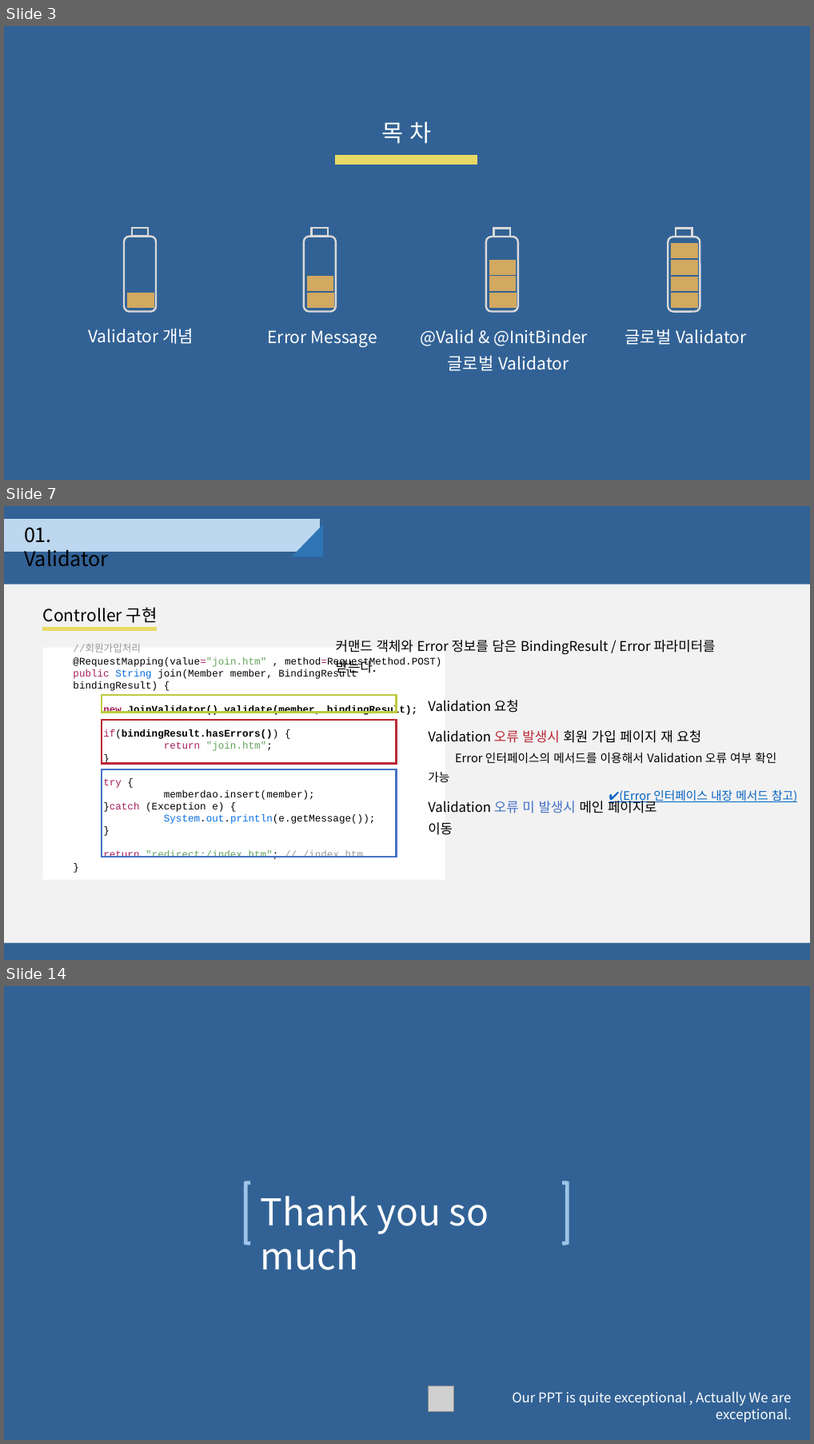
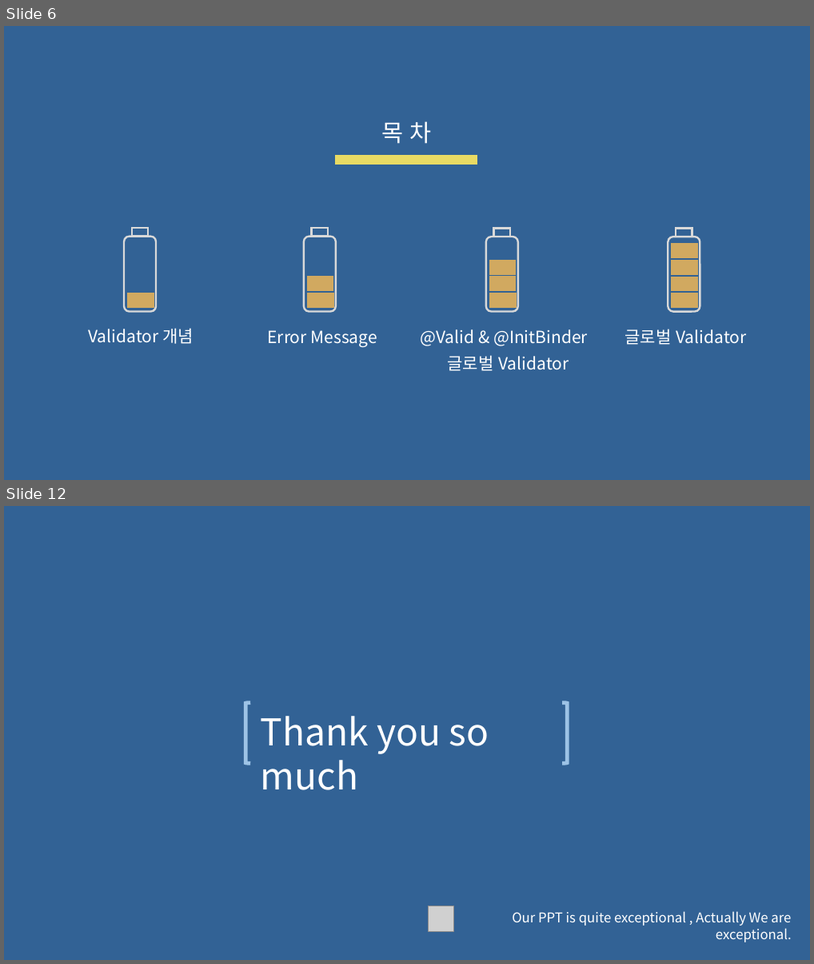
Before and after one commit to djyoon956/OWL_Refactoring, a slide deck: 4조/발표영상 및 PPT/OWL.pptx. Shown one above the other, each under a label of ours: slides 3, 7 and 14 before the commit, slides 6 and 12 after it; the slides between them are not shown. The pictures are 814x1444 and 814x964 pixels, drawn with LibreOffice and Linux fonts; fonts in the diff are those of the drawing; grey boxes stand for pictures. Boxes give left, top, right and bottom in pixels: in the first picture for what was removed or moved away, otherwise in the second. Text is boxed around its words. In the diff, an @@ line names an element or a change of style, - is before the commit and + after.

```diff
--- a/4조/발표영상 및 PPT/OWL.pptx
+++ b/4조/발표영상 및 PPT/OWL.pptx
@@ slide 7 removed at (4,506,810,960), background #326295 @@
@@ rectangle removed at (4,520,319,552) @@
@@ text removed at (24,527,109,567) @@
-01. Validator
@@ right triangle removed at (292,524,323,557) @@
@@ rectangle removed at (4,584,810,943) @@
@@ text removed at (43,607,158,623) @@
-Controller 구현
@@ rectangle removed at (42,648,445,880) @@
-  //회원가입처리
-  @RequestMapping(value="join.htm" , method=RequestMethod.POST)
-  public String join(Member member, BindingResult bindingResult) {
-    new JoinValidator().validate(member, bindingResult);
-    if(bindingResult.hasErrors()) {
-    return "join.htm";
-    }
-    try {
-    memberdao.insert(member);
-    }catch (Exception e) {
-    System.out.println(e.getMessage());
-    }
-    return "redirect:/index.htm"; // /index.htm
-  }
@@ rectangle removed at (43,628,157,630) @@
@@ text removed at (336,640,716,676) @@
-커맨드 객체와 Error 정보를 담은 BindingResult / Error 파라미터를 받는다.
@@ rectangle removed at (102,695,397,712) @@
@@ rectangle removed at (102,720,397,763) @@
@@ text removed at (428,700,519,712) @@
-Validation 요청
@@ text removed at (428,730,798,803) @@
-Validation 오류 발생시 회원 가입 페이지 재 요청
-Error 인터페이스의 메서드를 이용해서 Validation 오류 여부 확인 가능
-✔(Error 인터페이스 내장 메서드 참고)
@@ rectangle removed at (102,769,397,857) @@
@@ text removed at (428,798,658,835) @@
-Validation 오류 미 발생시 메인 페이지로 이동
@@ what was slide 3 is now slide 6 @@
@@ what was slide 14 is now slide 12 @@
```
Also in this commit, not shown: 1 slide changed, 8 slides added, 9 other slides removed.
